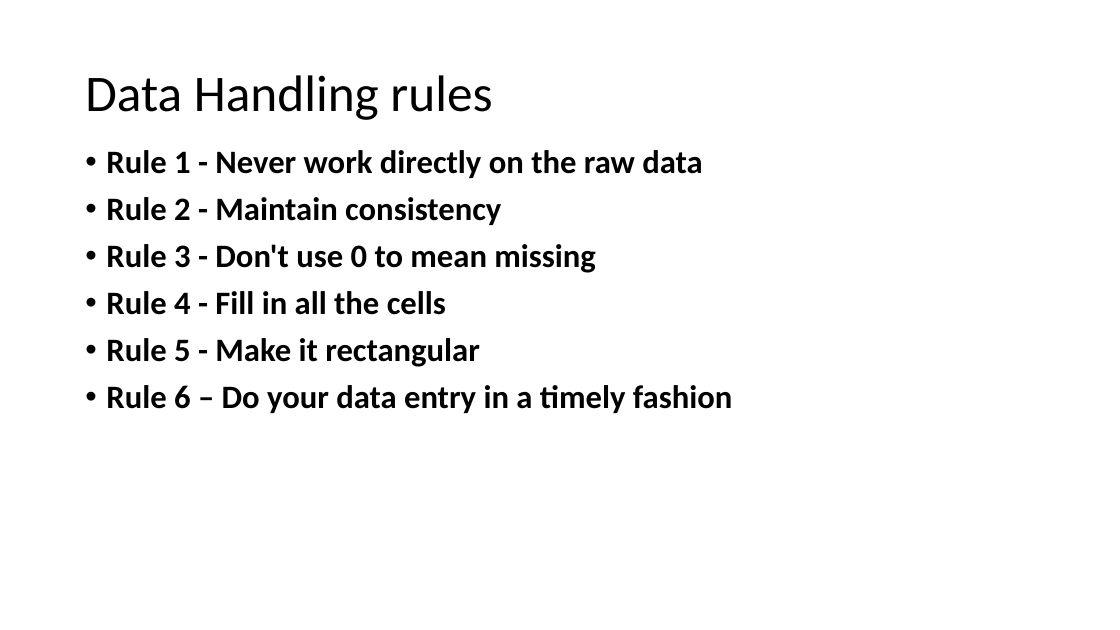
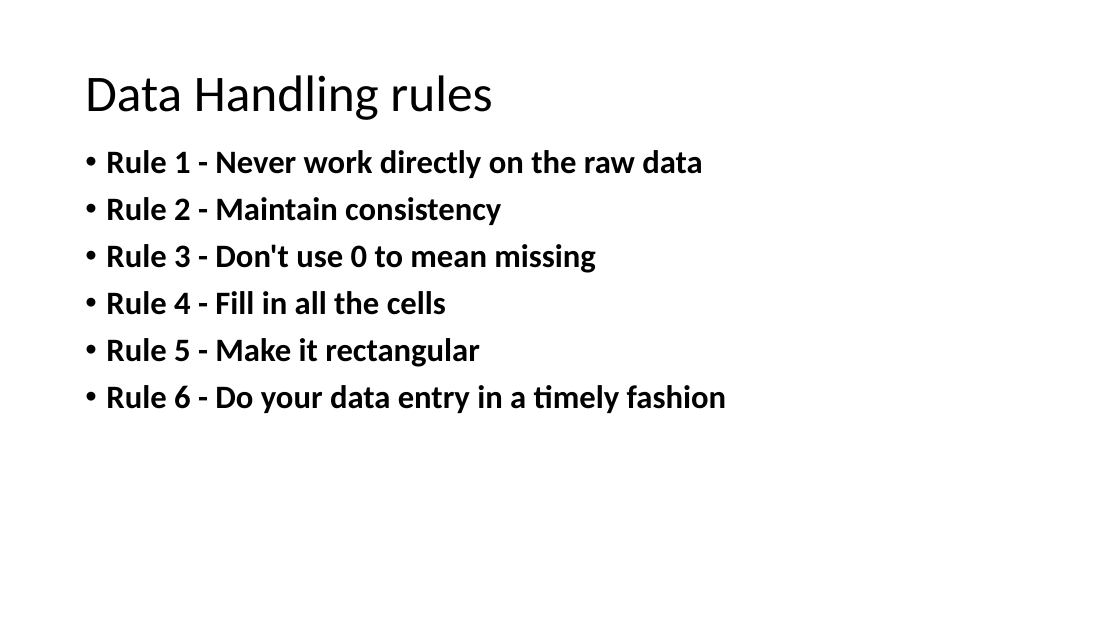
Before and after one commit to bioinformatics-core-shared-training/Managing-your-research-data, a slide deck: slide 8 of data_formatting.pptx (slide 23 before the commit). Drawn at 1120x630 pixels with LibreOffice and Linux fonts; fonts in the diff are those of the drawing; background and template pictures are left out. Boxes give left, top, right and bottom in pixels: in the first picture for what was removed or moved away, otherwise in the second. Text is boxed around its words. In the diff, an @@ line names an element or a change of style, - is before the commit and + after.

```diff
--- a/data_formatting.pptx
+++ b/data_formatting.pptx
@@ text at (106, 385, 726, 413): text changed @@
-• Rule 6 – Do your data entry in a timely fashion
+• Rule 6 - Do your data entry in a timely fashion
```
Also in this commit, not shown: 1 other slide changed, 1 slide added, 1 other file.
